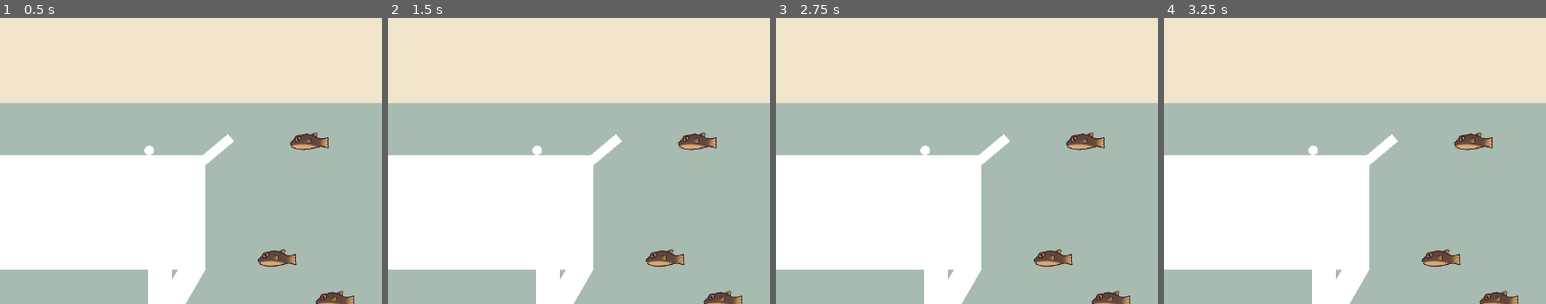
Above: before the commit, frames 1-4 (left to right).
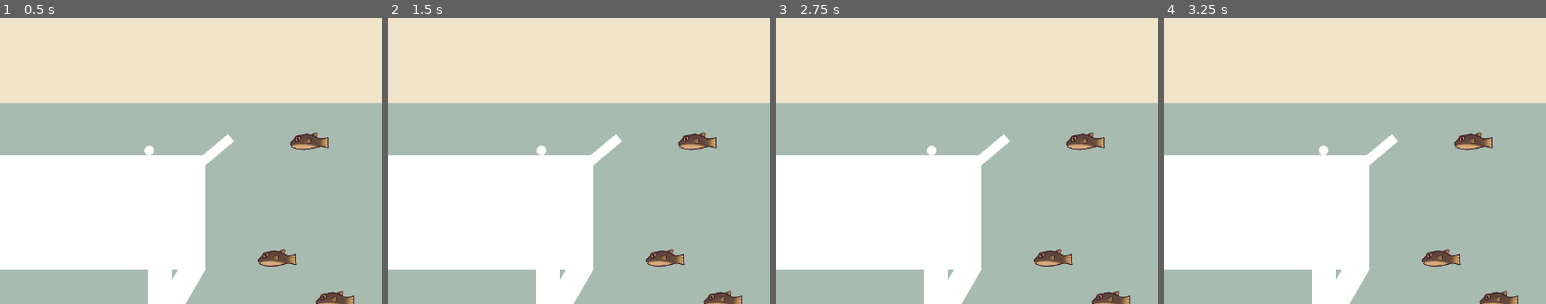
Above: after the commit, the same moments.

Repository: AlexSabetti/pinballgamedanglingpointers
Game: Godot game, scene res://Scenes/Levels/dev_level.tscn
Same seed, same stepped clock (60 frames per second), same inputs: the game is played once before the commit and once after it.
Inputs:
- Up to frame 1 (0.5 s): no input
- Up to frame 2 (1.5 s): tap Enter at 0.5 s; hold D (move_right) 0.53-1.28 s; tap Space (paddle_left) at 1.25 s; hold A (move_left) from 1.28 s (still down)
- Up to frame 3 (2.75 s): tap Enter at 2 s; release A (move_left) at 2.03 s; hold D (move_right) from 2.03 s (still down)
- Up to frame 4 (3.25 s): keep holding D (move_right); tap Space (paddle_left) at 2.75 s
The pictures show only the part of the screen within x 0-50%, y 0-50%; the shares and areas given below are measured in that part.

Frame 1 is identical in both runs. In frame 2, less than 0.1% of the frame differs, in the area x 37-42%, y 44-48%; in frame 3, 0.1%; in frame 4, 0.1%, in the area x 37-43%, y 44-48%.

Commit message:
More changes

Diff:
--- a/Scripts/Ball.gd
+++ b/Scripts/Ball.gd
@@ -30,6 +30,21 @@
 	if endgame_sinking:
 		linear_velocity.y -=  Global.standard_gravity * delta
 		linear_velocity.y = max(linear_velocity.y, -30)
+	else:
+			# check left ball control input
+		if Input.is_action_pressed("move_left"):
+			linear_velocity.x += -0.5
+			linear_velocity.x = max(linear_velocity.x, -20)
+		# else: if Input.is_action_just_released("move_left"):
+		# 	linear_velocity.x += 0.5
+		# 	linear_velocity.x = min(linear_velocity.x, 20)
+
+	# check right ball control input
+		if Input.is_action_pressed("move_right"):
+			linear_velocity.x += 0.5
+			linear_velocity.x = min(linear_velocity.x, 20)
+	# else: if Input.is_action_just_released("move_right"):
+	# 	signal_manager.emit_signal("move_ball_right", false)
 
 
 func _integrate_forces(state):
--- a/Scripts/GameLogic.gd
+++ b/Scripts/GameLogic.gd
@@ -6,6 +6,9 @@
 var cur_points = 0
 @export var num_balls: int = 3
 
+var current_ball_mass: float = 10.0
+var current_ball_radius: float = 8
+var cur_strafe_mod = 1.0
 
 func _ready() -> void:
 	Global.gameLogic = self
@@ -34,17 +37,39 @@
 		#print("paddle right btn released")
 		signal_manager.emit_signal("right_paddle", false)
 
-	# check left ball control input
-	if Input.is_action_pressed("move_left"):
-		signal_manager.emit_signal("move_ball_left", true)
-	else: if Input.is_action_just_released("move_left"):
-		signal_manager.emit_signal("move_ball_left", false)
-
-	# check right ball control input
-	if Input.is_action_pressed("move_right"):
-		signal_manager.emit_signal("move_ball_right", true)
-	else: if Input.is_action_just_released("move_right"):
-		signal_manager.emit_signal("move_ball_right", false)
 
 func update_points(points: int):
 	cur_points += points
+
+func redeem_points(points: int):
+	if cur_points >= points:
+		cur_points -= points
+		return true
+	else:
+		return false
+
+func _on_ball_lost():
+	num_balls -= 1
+	if num_balls <= 0:
+		print("Game Over")
+	else:
+		var main_node = get_tree().get_root().get_node("Main/Balls")
+		var ball_scene = load("res://Scenes/Ball.tscn")
+		var inst = ball_scene.instantiate()
+		inst.load_specifics(current_ball_mass, current_ball_radius, Color.BROWN, cur_strafe_mod)
+		main_node.add_child(inst)
+		inst.launch_downwards(Vector2(0, -100))
+
+func _on_mass_update(mass: float):
+	current_ball_mass = mass
+
+func _on_radius_update(radius: float):
+	current_ball_radius = radius
+
+func _on_ball_purchase():
+	if redeem_points(100):
+		num_balls += 1
+		print("ball +1")
+	else:
+		print("Not enough points")
+		# Either put a pop-up or a sound effect
